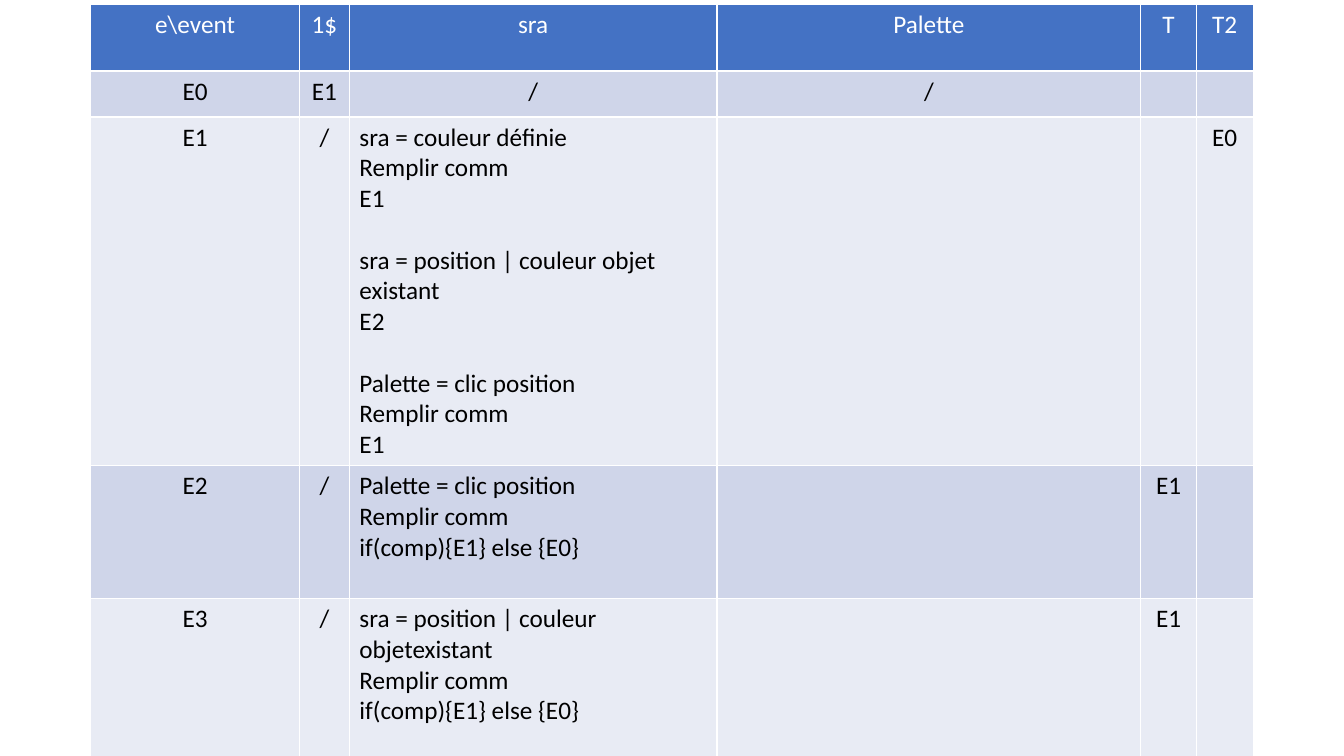
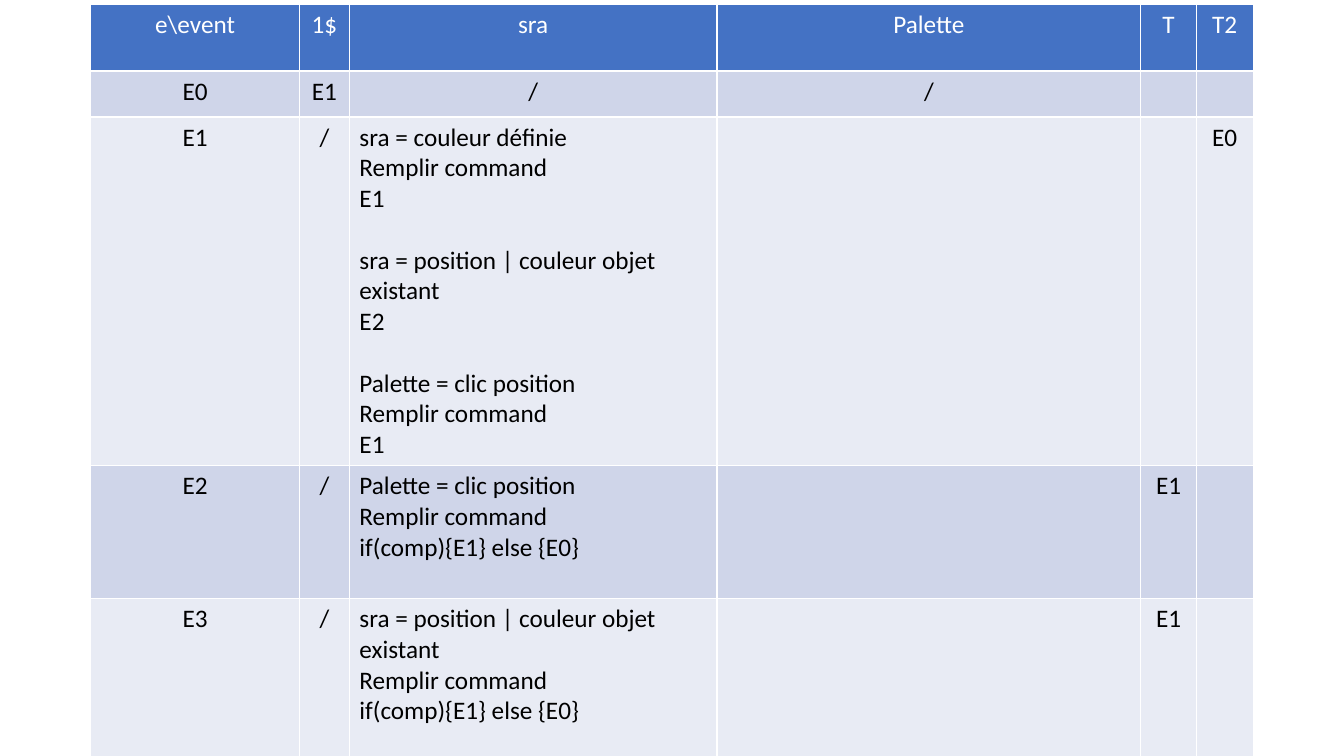
Before and after one commit to tbouete/IHM-Ivy, a slide deck: slide 2 of Concep/MachineEtat.pptx. Drawn at 1344x756 pixels with LibreOffice and Linux fonts; fonts in the diff are those of the drawing. Boxes give left, top, right and bottom in pixels: in the first picture for what was removed or moved away, otherwise in the second. Text is boxed around its words. In the diff, an @@ line names an element or a change of style, - is before the commit and + after.

```diff
--- a/Concep/MachineEtat.pptx
+++ b/Concep/MachineEtat.pptx
@@ table at (91, 4, 1254, 752) @@
-row 3, column 3: sra = couleur définie / Remplir comm / E1 / sra = position | couleur objet existant / E2 / Palette = clic position / Remplir comm / E1
+row 3, column 3: sra = couleur définie / Remplir command / E1 / sra = position | couleur objet existant / E2 / Palette = clic position / Remplir command / E1
-row 4, column 3: Palette = clic position / Remplir comm / if(comp){E1} else {E0}
+row 4, column 3: Palette = clic position / Remplir command / if(comp){E1} else {E0}
-row 5, column 3: sra = position | couleur objetexistant / Remplir comm / if(comp){E1} else {E0}
+row 5, column 3: sra = position | couleur objet existant / Remplir command / if(comp){E1} else {E0}
```
Also in this commit, not shown: 1 other slide changed, 2 other files.
